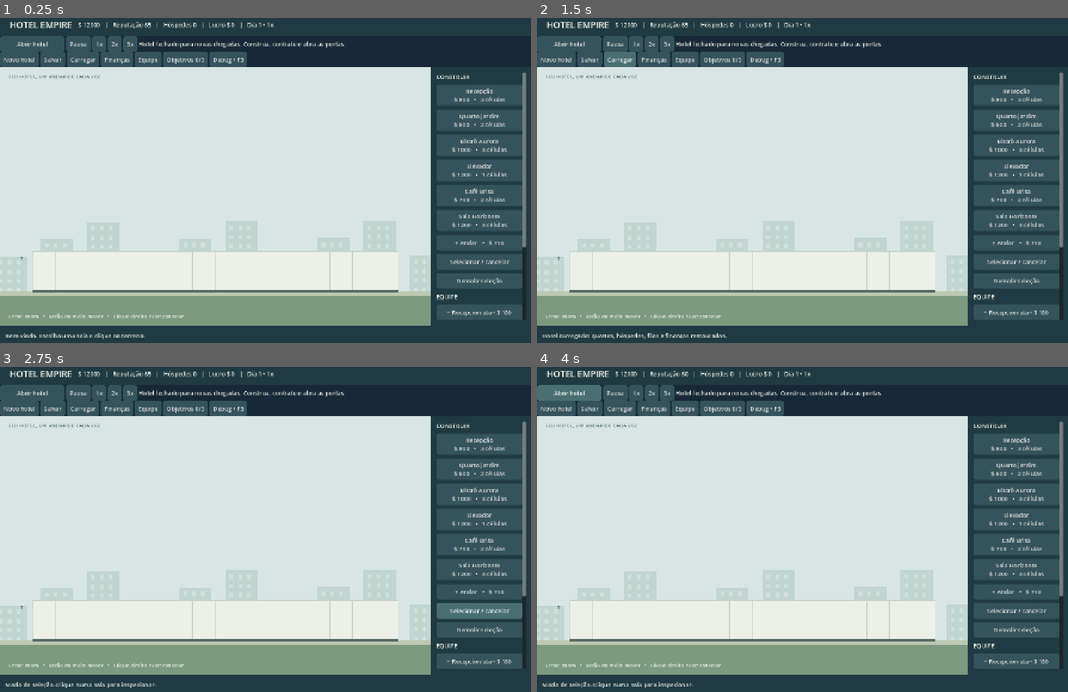
Above: before the commit, frames 1-4 (two rows, left to right).
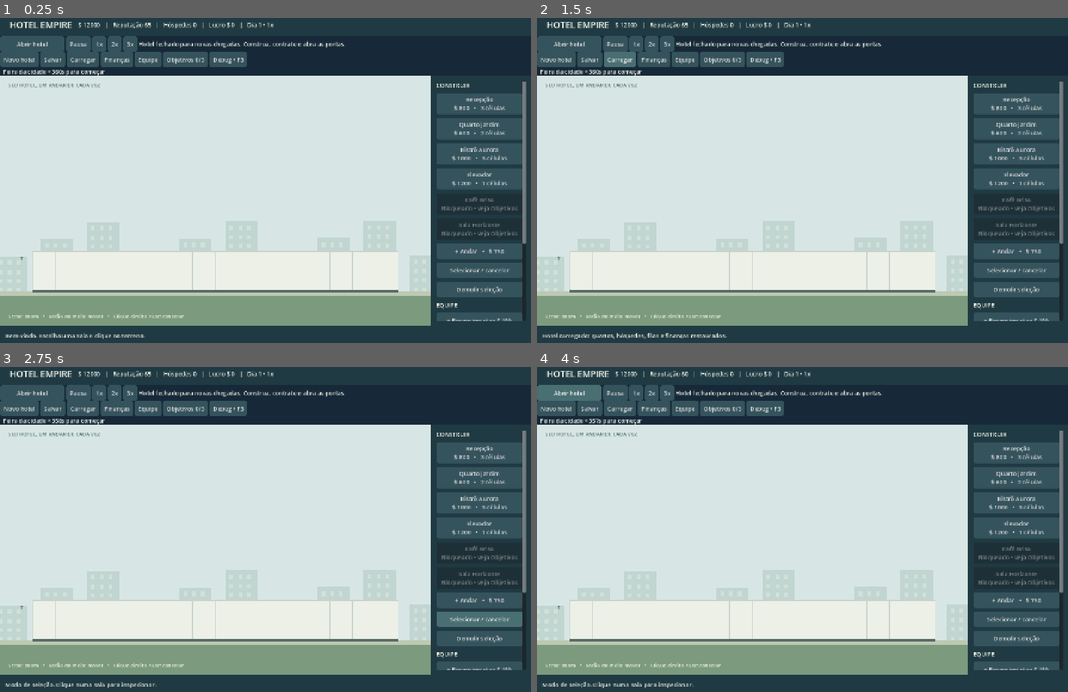
Above: after the commit, the same moments.

Repository: GHPXD/Hotel-Empire
Game: Godot game, scene res://core/game/main.tscn
The game is run twice, just before and just after one commit, with the same random seed, the same clock (stepped at 60 frames per second) and the same inputs.
Inputs:
- Up to frame 1 (0.25 s): no input
- Up to frame 2 (1.5 s): click "Salvar" at 0.5 s; click "Carregar" at 1.25 s
- Up to frame 3 (2.75 s): click "Selecionar / cancelar" at 2 s
- Up to frame 4 (4 s): click "Abrir hotel" at 2.75 s; click "Fechar chegadas" at 3.5 s

The runs differ from the first frame. In frame 1, 8.3% of the frame differs, in the area x 0-100%, y 15-94%; in frame 2, 8.3%; in frame 3, 8.8%; in frame 4, 8.3%.

Commit message:
feat: present new hotel content and validate M5

Diff:
--- a/core/game/main.gd
+++ b/core/game/main.gd
@@ -74,6 +74,9 @@
 	if session.progression.completed.size() > previous_objectives:
 		var latest: ObjectiveDefinition = HotelProgression.OBJECTIVES[session.progression.completed.size() - 1]
 		hud.message.text = "Objetivo concluído: %s. %s" % [latest.display_name, latest.reward_text]
+		for definition in HotelCatalog.ROOMS:
+			if definition.required_objective == latest.id:
+				hud.message.text += " Libera %s." % definition.display_name
 	ui_timer += delta
 	view.queue_redraw()
 	if ui_timer >= 0.2:
--- /dev/null
+++ b/docs/benchmarks/m5-content.json
@@ -0,0 +1,39 @@
+[
+  {
+    "fair": 7,
+    "normal": 5,
+    "quiet": 4,
+    "scenario": "event_arrivals_30_seconds"
+  },
+  {
+    "cafe_income": 80,
+    "cash": 242270,
+    "lounge_income": 480,
+    "meals": 87,
+    "scenario": "mixed_content",
+    "seed": 1,
+    "services": 107
+  },
+  {
+    "cafe_income": 96,
+    "cash": 242674,
+    "lounge_income": 504,
+    "meals": 81,
+    "scenario": "mixed_content",
+    "seed": 17,
+    "services": 102
+  },
+  {
+    "cafe_income": 16,
+    "cash": 242310,
+    "lounge_income": 360,
+    "meals": 76,
+    "scenario": "mixed_content",
+    "seed": 123,
+    "services": 91
+  },
+  {
+    "failures": 0,
+    "suite": "content"
+  }
+]
--- a/hotel/construction/hotel_view.gd
+++ b/hotel/construction/hotel_view.gd
@@ -126,8 +126,12 @@
 			draw_rect(Rect2(base + Vector2(5, 10) * zoom_factor, Vector2(115, 25) * zoom_factor), Color("566c59"))
 			draw_circle(base + Vector2(55, 0) * zoom_factor, 9 * zoom_factor, Color("eed5b3"))
 		else:
-			for i in 3:
-				draw_circle(base + Vector2(22 + i * 48, 15) * zoom_factor, 15 * zoom_factor, Color("f8e6bc"))
+			if definition.id == &"lounge":
+				for i in 2:
+					draw_rect(Rect2(base + Vector2(8 + i * 72, 8) * zoom_factor, Vector2(58, 26) * zoom_factor), Color("b6b1da"))
+			else:
+				for i in definition.width:
+					draw_circle(base + Vector2(22 + i * 48, 15) * zoom_factor, 15 * zoom_factor, Color("f8e6bc"))
 		if zoom_factor >= 0.65:
 			_text(rectangle.position + Vector2(7, 19) * zoom_factor, definition.display_name + (" N%d" % room.level if room.level > 1 else ""), Color.WHITE, int(13 * zoom_factor))
 	if room.id == selected:
@@ -163,7 +167,7 @@
 			_text(box.position + Vector2(8, 65) * zoom_factor, "Fila: %d" % room.queue.members.size(), Color("693e27"), int(13 * zoom_factor))
 	for actor: ActorState in session.actors.values():
 		var point := actor_screen_position(actor)
-		var shirt := Color("e6a84d") if actor.role == &"guest" else Color("526c98")
+		var shirt := actor.archetype().color if actor.role == &"guest" else Color("526c98")
 		if actor.role == &"cleaner":
 			shirt = Color("b16573")
 		if actor.state == &"using":
--- /dev/null
+++ b/tests/ui_content.gd
@@ -0,0 +1,79 @@
+extends "res://tests/ui_management.gd"
+
+func run() -> void:
+	var game: Node = load("res://core/game/main.tscn").instantiate()
+	root.add_child(game)
+	current_scene = game
+	var session := SimulationRunner.make_hotel(55, "standard", 250000)
+	session.speed = 0
+	game._replace_session(session)
+	game.view.zoom_factor = 0.75
+	game.save_path = "user://content-ui.json"
+	for frame in 5:
+		await process_frame
+	var cafe_button: Button = game.hud.build_buttons[&"cafe"]
+	var lounge_button: Button = game.hud.build_buttons[&"lounge"]
+	check(cafe_button.disabled and lounge_button.disabled, "new services visibly locked")
+	check(cafe_button.tooltip_text.contains("Primeiras estadias"), "construction lock explained")
+	session.guests.bookings = 3
+	session.tick(0.1)
+	game._refresh()
+	check(not cafe_button.disabled and lounge_button.disabled, "first objective unlocks only cafe")
+	await press_build(cafe_button)
+	await click(root, game.view.room_rect(13, 1).get_center() + game.view.global_position)
+	check(session.hotel.room_at(13, 1) != null and session.hotel.room_at(13, 1).definition_id == &"cafe", "cafe construction via viewport")
+	session.guests.bookings = 10
+	session.guests.meals_served = 5
+	session.guests.service_uses = 5
+	session.employees.cleaned = 5
+	session.tick(0.1)
+	game._refresh()
+	await press_build(lounge_button)
+	await click(root, game.view.room_rect(13, 0).get_center() + game.view.global_position)
+	check(session.hotel.room_at(13, 0) != null and session.hotel.room_at(13, 0).definition_id == &"lounge", "lounge construction via viewport")
+	for button: Node in game.hud.find_children("*", "Button", true, false):
+		if button.text == "Selecionar / cancelar":
+			await press_build(button)
+	var actor := session.spawn_guest()
+	actor.archetype_id = &"leisure"
+	actor.money = actor.archetype().budget
+	actor.x = 13.5
+	actor.floor_index = 1
+	session.tick_count = 3600
+	session.time = 360.0
+	session.day = 3
+	game._refresh()
+	for frame in 3:
+		await process_frame
+	check(game.hud.event_label.text.contains("Feira da cidade") and game.hud.event_label.text.contains("150%"), "active event visible")
+	check(session.tick_count == 3600, "pause freezes event calendar")
+	await click(root, game.view.actor_screen_position(actor) + game.view.global_position)
+	check(game.selected_actor == actor.id and game.hud.inspector.text.contains("Perfil: Lazer"), "profile visible through actor picking")
+	var scroll: ScrollContainer = game.hud.inspector.get_parent().get_parent()
+	scroll.ensure_control_visible(game.hud.inspector)
+	for frame in 3:
+		await process_frame
+	await RenderingServer.frame_post_draw
+	root.get_texture().get_image().save_png("res://.runtime/m5-content.png")
+	for button: Node in game.hud.find_children("*", "Button", true, false):
+		if button.text == "Salvar":
+			await click(root, button.get_global_rect().get_center())
+	var saved := SessionSnapshot.capture(session)
+	game._replace_session(HotelSession.new())
+	game.session.speed = 0
+	for button: Node in game.hud.find_children("*", "Button", true, false):
+		if button.text == "Carregar":
+			await click(root, button.get_global_rect().get_center())
+	check(preload("res://tests/snapshot_comparison.gd").difference(saved, SessionSnapshot.capture(game.session), "ui-content").is_empty(), "content and active event roundtrip through UI")
+	check(game.hud.event_label.text.contains("150%") and not game.hud.build_buttons[&"cafe"].disabled, "restored event and unlock displayed")
+	print(JSON.stringify({"suite": "ui_content", "failures": failures}))
+	game.queue_free()
+	await process_frame
+	quit(1 if failures else 0)
+
+func press_build(button: Button) -> void:
+	var scroll: ScrollContainer = button.get_parent().get_parent()
+	scroll.ensure_control_visible(button)
+	for frame in 3:
+		await process_frame
+	await click(root, button.get_global_rect().get_center())
--- a/tests/ui_smoke.gd
+++ b/tests/ui_smoke.gd
@@ -16,23 +16,23 @@
 	for button: Node in game.hud.find_children("*", "Button", true, false):
 		if button.text.contains("células") or button.text.begins_with("+ Andar") or button.text in ["Selecionar / cancelar", "Demolir seleção"]:
 			buttons.append(button)
-	await click(buttons[0].get_global_rect().get_center())
+	await press_button(buttons[0])
 	check(game.view.blueprint != null, "build button via input")
 	var cell: Vector2 = game.view.room_rect(0, 0).get_center() + game.view.global_position
 	await click(cell)
 	check(game.hotel.rooms.size() == 1, "construction via viewport input")
 	await click(cell)
 	check(game.hotel.rooms.size() == 1, "overlap rejected through UI")
-	await click(buttons[4].get_global_rect().get_center())
+	await press_button(buttons[4])
 	check(game.hotel.floors == 2, "floor button via input")
-	await click(buttons[1].get_global_rect().get_center())
+	await press_button(buttons[1])
 	await click(game.view.room_rect(3, 1).get_center() + game.view.global_position)
-	await click(buttons[2].get_global_rect().get_center())
+	await press_button(buttons[2])
 	await click(game.view.room_rect(5, 0).get_center() + game.view.global_position)
-	await click(buttons[3].get_global_rect().get_center())
+	await press_button(buttons[3])
 	await click(game.view.room_rect(12, 0).get_center() + game.view.global_position)
 	check(game.hotel.rooms.size() == 4, "four room types built")
-	await click(buttons[5].get_global_rect().get_center())
+	await press_button(buttons[5])
 	check(game.view.blueprint == null, "cancel construction")
 	for button: Node in game.hud.find_children("*", "Button", true, false):
 		if button.text.begins_with("+ Recepcionista") or button.text.begins_with("+ Camareiro"):
@@ -58,13 +58,15 @@
 		if button.text == "Salvar":
 			await click(button.get_global_rect().get_center())
 	check(FileAccess.file_exists(game.save_path), "save button writes file")
-	var snapshot: String = JSON.stringify(SessionSnapshot.capture(game.session))
+	var snapshot := SessionSnapshot.capture(game.session)
 	game._replace_session(HotelSession.new())
 	check(game.session.actors.is_empty() and game.hotel.rooms.is_empty(), "new session clears run state")
 	for button: Node in game.hud.find_children("*", "Button", true, false):
 		if button.text == "Carregar":
 			await click(button.get_global_rect().get_center())
-	check(JSON.stringify(SessionSnapshot.capture(game.session)) == snapshot, "load button restores entire paused session")
+	var restored := SessionSnapshot.capture(game.session)
+	var mismatch: String = preload("res://tests/snapshot_comparison.gd").difference(snapshot, restored, "ui-load")
+	check(mismatch.is_empty(), "load button restores entire paused session: " + mismatch)
 	var world_center: Vector2 = game.view.global_position + game.view.size / 2
 	var zoom_before: float = game.view.zoom_factor
 	var wheel := InputEventMouseButton.new()
@@ -127,3 +129,10 @@
 	if not condition:
 		failures += 1
 		push_error(message)
+
+func press_button(button: Button) -> void:
+	var scroll: ScrollContainer = button.get_parent().get_parent()
+	scroll.ensure_control_visible(button)
+	for frame in 3:
+		await process_frame
+	await click(button.get_global_rect().get_center())
--- a/ui/hotel_stats/progression_panel.gd
+++ b/ui/hotel_stats/progression_panel.gd
@@ -48,6 +48,9 @@
 			var format: String = "%s: %.1f / %.1f\n" if metric == "reputation" else "%s: %.0f / %.0f\n"
 			lines += format % [HotelProgression.METRIC_LABELS[metric], metrics[metric], objective.requirements[metric]]
 		lines += objective.reward_text + "\n"
+		for definition in HotelCatalog.ROOMS:
+			if definition.required_objective == objective.id:
+				lines += "Libera construção: %s • $ %d\n" % [definition.display_name, definition.build_cost]
 	if details.text != lines:
 		details.text = lines
 
--- a/ui/hud/hotel_hud.gd
+++ b/ui/hud/hotel_hud.gd
@@ -27,6 +27,8 @@
 var upgrade_button: Button
 var upgrade_preview: Label
 var objectives_button: Button
+var build_buttons: Dictionary = {}
+var event_label: Label
 
 func _ready() -> void:
 	set_anchors_and_offsets_preset(Control.PRESET_FULL_RECT)
@@ -78,6 +80,9 @@
 	debug_label.size_flags_horizontal = Control.SIZE_EXPAND_FILL
 	debug_label.visible = false
 	session_bar.add_child(debug_label)
+	event_label = Label.new()
+	event_label.autowrap_mode = TextServer.AUTOWRAP_WORD_SMART
+	layout.add_child(event_label)
 	var content := HBoxContainer.new()
 	content.size_flags_vertical = Control.SIZE_EXPAND_FILL
 	content.add_theme_constant_override("separation", 0)
@@ -106,6 +111,7 @@
 		button.custom_minimum_size.y = 58
 		button.pressed.connect(func() -> void: build_requested.emit(definition))
 		tools.add_child(button)
+		build_buttons[definition.id] = button
 	_button(tools, "+ Andar   •   $ 750", func() -> void: floor_requested.emit())
 	_button(tools, "Selecionar / cancelar", func() -> void: cancel_requested.emit())
 	_button(tools, "Demolir seleção", func() -> void: demolish_requested.emit())
@@ -159,6 +165,15 @@
 	parent.add_child(button)
 
 func refresh_simulation(session: HotelSession, actor_id: int) -> void:
+	for definition in HotelCatalog.ROOMS:
+		var button: Button = build_buttons[definition.id]
+		var locked := session.progression.build_error(definition)
+		button.disabled = not locked.is_empty()
+		button.text = "%s\n%s" % [definition.display_name, "Bloqueado • veja Objetivos" if button.disabled else "$ %d   •   %d células" % [definition.build_cost, definition.width]]
+		button.tooltip_text = locked if button.disabled else "Manutenção: $ %d/dia • Capacidade: %d\nTarifa: $ %d • Atendimento: %.1fs" % [definition.maintenance, definition.capacity, definition.price, definition.service_duration]
+	var event := HotelEvents.state(session.tick_count, session.rules)
+	event_label.text = "  %s • %.0fs %s" % [event.name, event.remaining, "restantes • procura %.0f%%" % (event.multiplier * 100) if event.active else "para começar"]
+	event_label.tooltip_text = event.description
 	objectives_button.text = "Objetivos %d/%d" % [session.progression.completed.size(), HotelProgression.OBJECTIVES.size()]
 	objectives_button.tooltip_text = session.progression.summary()
 	stats.text = "$ %d   |   Reputação %.0f   |   Hóspedes %d   |   Lucro $ %d   |   Dia %d • %dx" % [session.economy.cash, session.guests.reputation, session.guest_count(), session.economy.profit(), session.day + 1, session.speed]
@@ -174,6 +189,8 @@
 	var actor: ActorState = session.actors.get(actor_id)
 	if actor != null:
 		inspector.text = "%s\n%s • %s\n\nSatisfação: %.0f\nFome: %.0f\nCansaço: %.0f\nDinheiro: $ %d\nQuarto: %d\nTempo: %.0f …(261 unchanged characters)…
+		if actor.role == &"guest":
+			inspector.text += "\n\nPerfil: %s\n%s\nLazer: %.0f\nServiços usados: %d" % [actor.archetype().display_name, actor.archetype().description, actor.needs.entertainment, actor.service_uses]
 
 func refresh_unlock(session: HotelSession, room: RoomState) -> void:
 	upgrade_button.tooltip_text = ""
Not shown, added: tests/ui_content.gd.uid
Not shown, changed: ARCHITECTURE.md
Not shown, changed: ASSET_GUIDE.md
Not shown, changed: CHANGELOG.md
Not shown, changed: GAME_DESIGN.md
Not shown, changed: README.md
Not shown, changed: ROADMAP.md
Not shown, changed: TEST_PLAN.md
Not shown, added: docs/M5_CONTENT.md
Not shown, changed: docs/VALIDATION.md
Not shown, changed: tools/test.ps1
